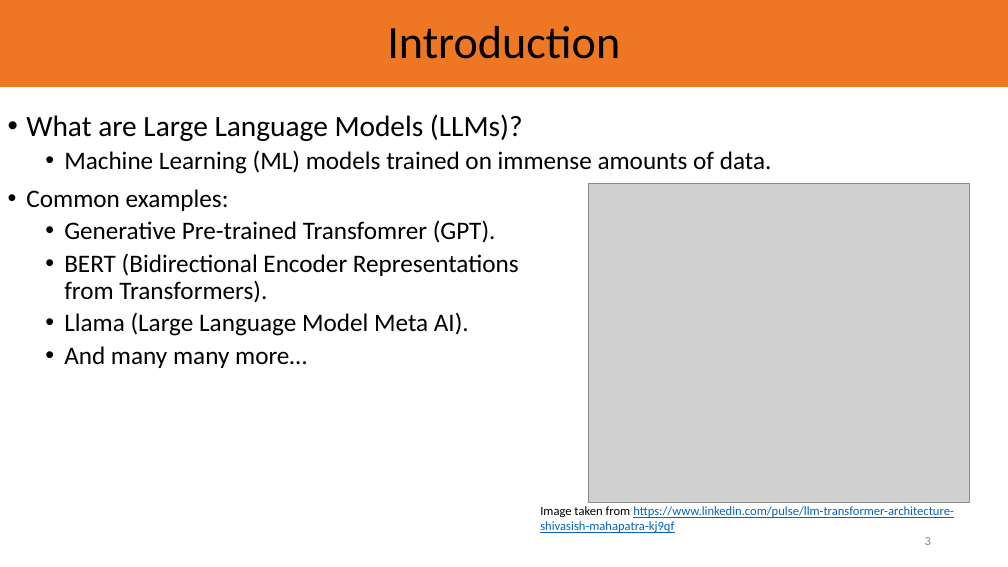
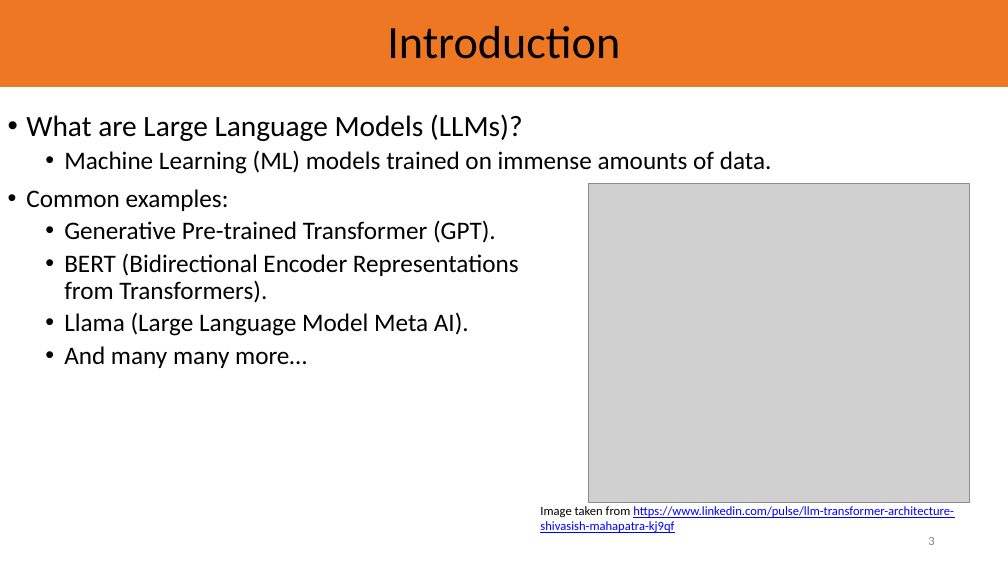
Before and after one commit to PrincetonUniversity/ai_tools_for_software_engineering, a slide deck: slide 3 of AI_tools.pptx. Drawn at 1008x567 pixels with LibreOffice and Linux fonts; fonts in the diff are those of the drawing; grey boxes stand for pictures; background and template pictures are left out. Boxes give left, top, right and bottom in pixels: in the first picture for what was removed or moved away, otherwise in the second. Text is boxed around its words. In the diff, an @@ line names an element or a change of style, - is before the commit and + after.

```diff
--- a/AI_tools.pptx
+++ b/AI_tools.pptx
@@ text at (x1=64, y1=220, x2=496, y2=243): text changed @@
-  • Generative Pre-trained Transfomrer (GPT).
+  • Generative Pre-trained Transformer (GPT).
@@ text "Image taken from https://www.linkedin.com/pulse/llm-transfor ..." at (x1=540, y1=506, x2=954, y2=533): text colour #0563C1 to #0000FF in "https://www.linkedin.com/pulse/llm-transformer-architecture- ..." @@
@@ page number at (x1=928, y1=537, x2=934, y2=545): text colour #8C8C8C to #888888 @@
```
Also in this commit, not shown: 27 other slides changed.
